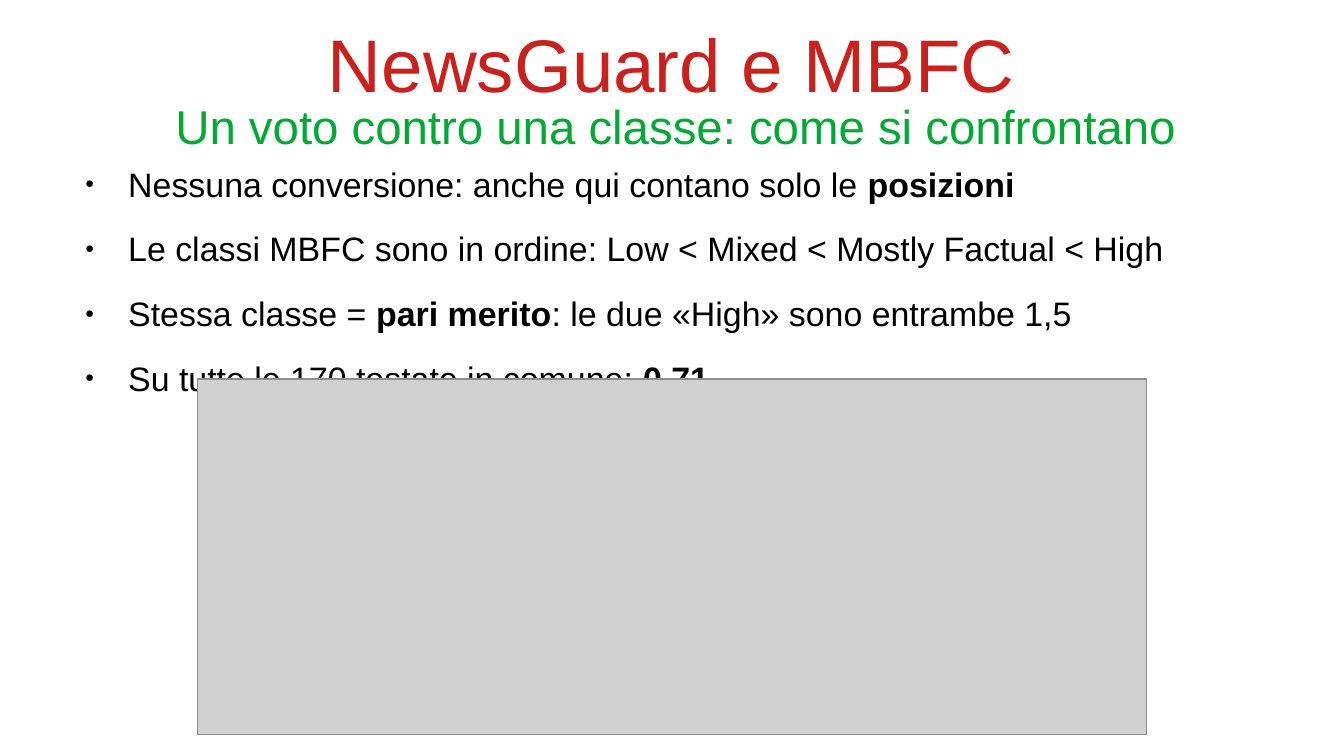
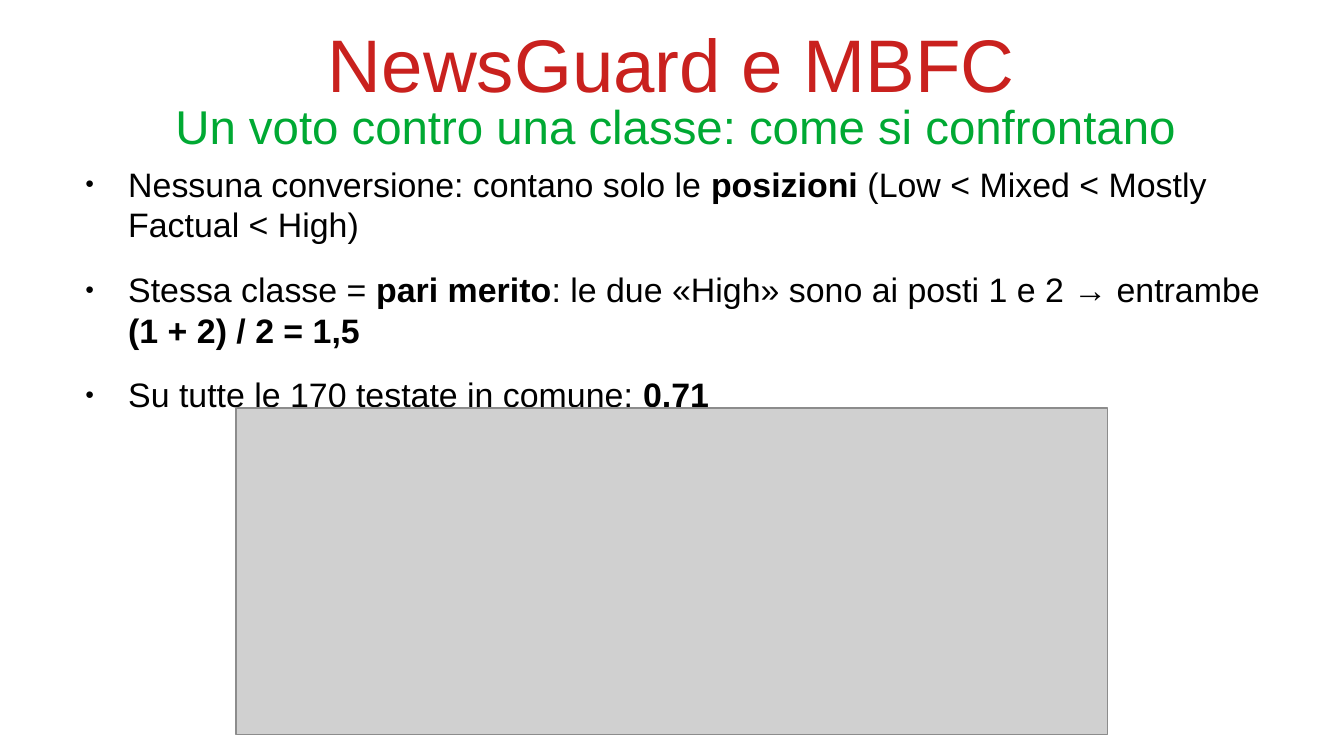
Before and after one commit to bianchi-john/PublisherClassification, a slide deck: slide 47 of Presentazioni/Stato finale/FinalState.odp (slide 50 before the commit). Drawn at 1344x756 pixels with LibreOffice and Linux fonts; fonts in the diff are those of the drawing; grey boxes stand for pictures. Boxes give left, top, right and bottom in pixels: in the first picture for what was removed or moved away, otherwise in the second. Text is boxed around its words. In the diff, an @@ line names an element or a change of style, - is before the commit and + after.

```diff
--- a/Presentazioni/Stato finale/FinalState.odp
+++ b/Presentazioni/Stato finale/FinalState.odp
@@ text at [128,172,1260,349]: text changed @@
-● Nessuna conversione: anche qui contano solo le posizioni
-● Le classi MBFC sono in ordine: Low < Mixed < Mostly Factual < High
-● Stessa classe = pari merito: le due «High» sono entrambe 1,5
+● Nessuna conversione: contano solo le posizioni (Low < Mixed < Mostly Factual < High)
+● Stessa classe = pari merito: le due «High» sono ai posti 1 e 2 → entrambe (1 + 2) / 2 = 1,5
@@ picture: place and size @@
-picture at [198,379,1146,734]
+picture at [237,409,1109,735]
```
Also in this commit, not shown: 3 other slides changed, 5 slides added, 6 slides removed, 7 other files.
